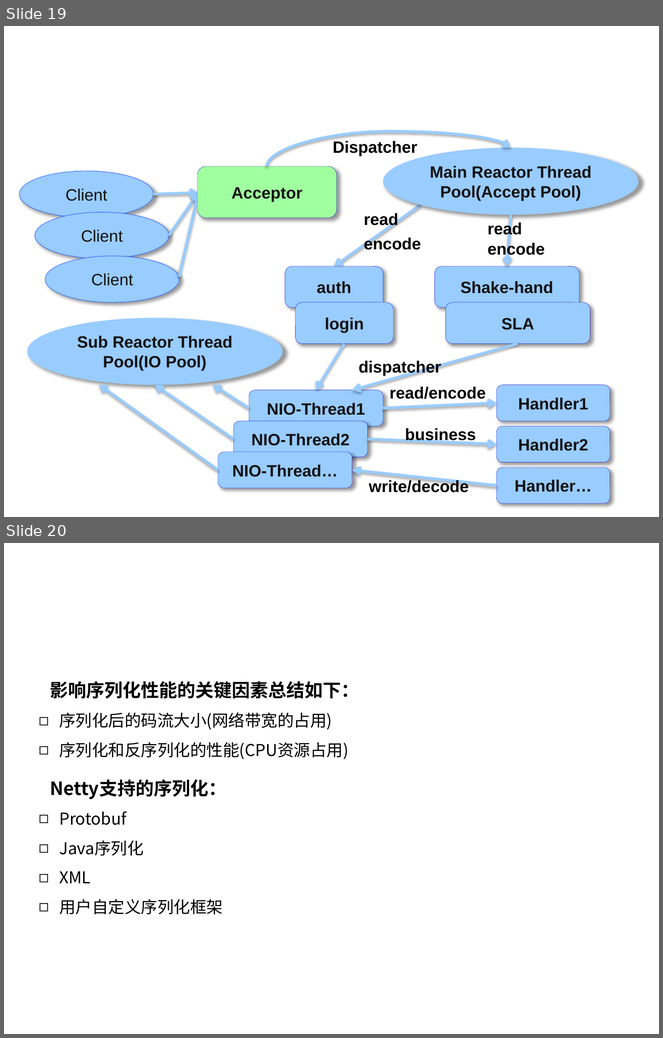
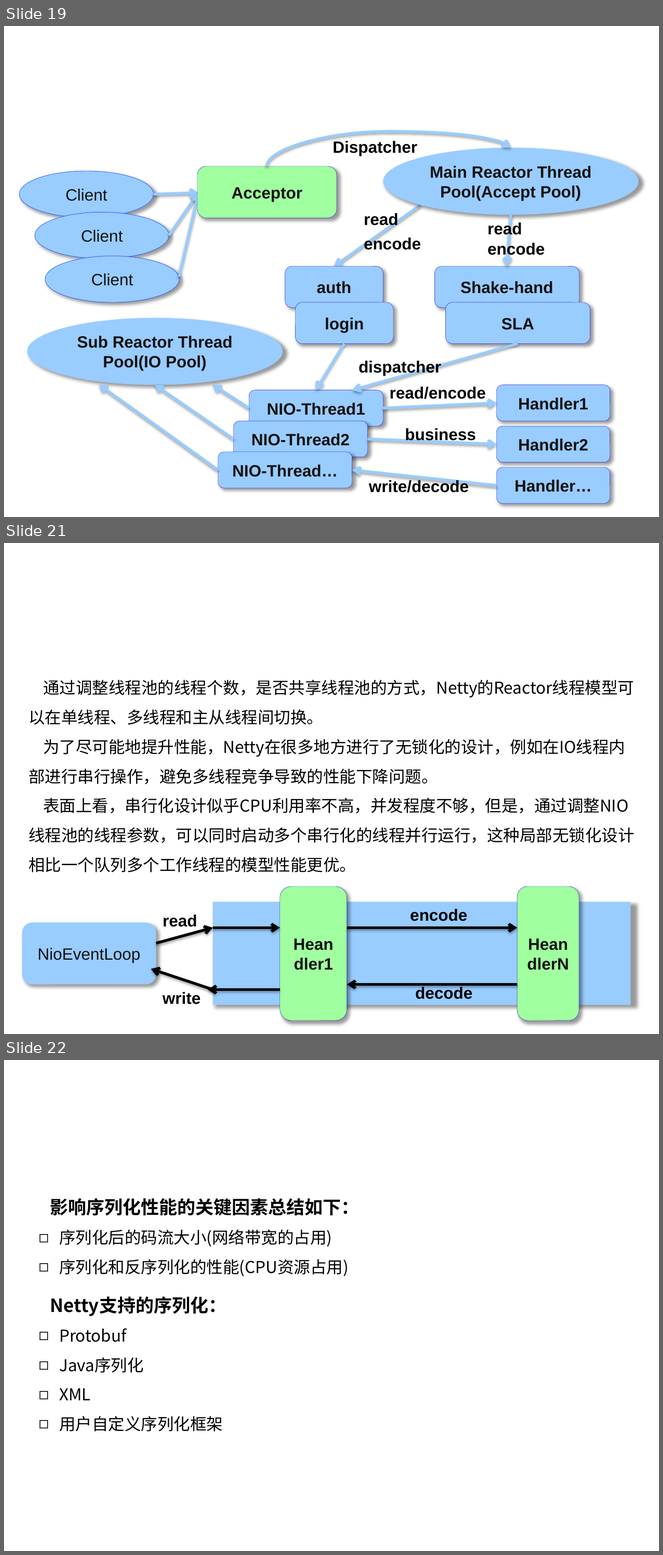
Before and after one commit to yilong7797/01-document, a slide deck: 05-netty/netty.pptx. Shown one above the other, each under a label of ours: slides 19 and 20 before the commit, slides 19, 21 and 22 after it; the slides between them are not shown. The pictures are 663x1038 and 663x1555 pixels, drawn with LibreOffice and Linux fonts; fonts in the diff are those of the drawing; background and template pictures are left out. Boxes give left, top, right and bottom in pixels: in the first picture for what was removed or moved away, otherwise in the second. Text is boxed around its words. In the diff, an @@ line names an element or a change of style, - is before the commit and + after.

```diff
--- a/05-netty/netty.pptx
+++ b/05-netty/netty.pptx
@@ slide 21 added at box(4, 543, 659, 1034), background picture (left out) @@
@@ title added at box(37, 563, 626, 603), 32 pt, text #FFFFFF @@
+Netty线程模型
@@ text added at box(28, 680, 635, 873), 18 pt, text #000000 @@
+通过调整线程池的线程个数，是否共享线程池的方式，Netty的Reactor线程模型可以在单线程、多线程和主从线程间切换。
+为了尽可能地提升性能，Netty在很多地方进行了无锁化的设计，例如在IO线程内部进行串行操作，避免多线程竞争导致的性能下降问题。
+表面上看，串行化设计似乎CPU利用率不高，并发程度不够，但是，通过调整NIO线程池的线程参数，可以同时启动多个串行化的线程并行运行，这种局部无锁化设计相比一个队列多个工作线程的模型性能更优。
@@ rounded rectangle added at box(280, 887, 347, 1021), fill #A0FF9F, outline #1F10E0 0.25 pt, 18 pt, text #111111, bold @@
+Heandler1
@@ rounded rectangle added at box(517, 887, 579, 1021), fill #A0FF9F, outline #1F10E0 0.25 pt, 18 pt, text #111111, bold @@
+HeandlerN
@@ text added at box(163, 915, 197, 927), 18 pt, text #000000, bold @@
+read
@@ rectangle added at box(213, 902, 631, 1005), fill #99CCFF @@
@@ text added at box(410, 909, 467, 922), 18 pt, text #000000, bold @@
+encode
@@ rounded rectangle added at box(22, 923, 157, 984), fill #99CCFF, 18 pt, text #111111 @@
+NioEventLoop
@@ arrow added from (156, 943) to (213, 928), #000000 3 pt @@
@@ arrow added from (213, 928) to (280, 928), #000000 3 pt @@
@@ arrow added from (347, 928) to (517, 928), #000000 3 pt @@
@@ arrow added from (213, 990) to (151, 969), #000000 3 pt @@
@@ text added at box(163, 992, 201, 1005), 18 pt, text #000000, bold @@
+write
@@ arrow added from (280, 990) to (208, 990), #000000 3 pt @@
@@ arrow added from (517, 984) to (347, 984), #000000 3 pt @@
@@ text added at box(415, 986, 473, 1000), 18 pt, text #000000, bold @@
+decode
@@ what was slide 20 is now slide 22 @@
```
Also in this commit, not shown: 2 slides changed, 4 other slides added, 1 other file.
